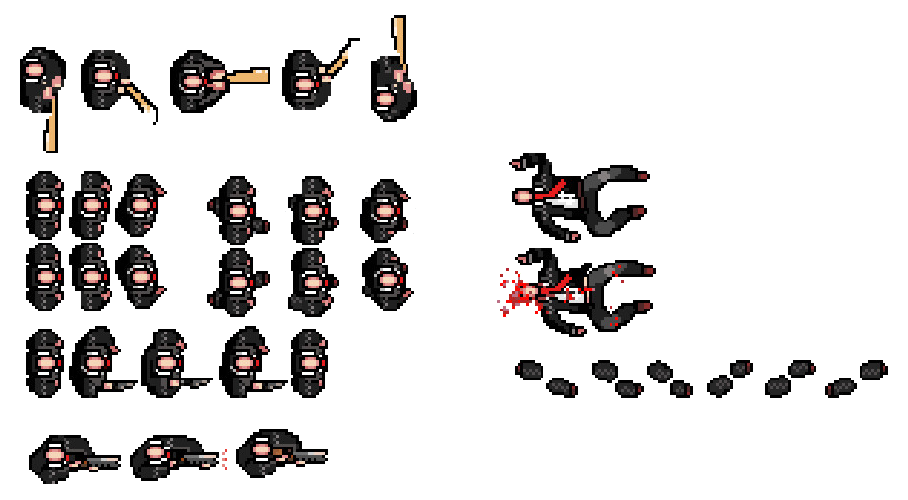
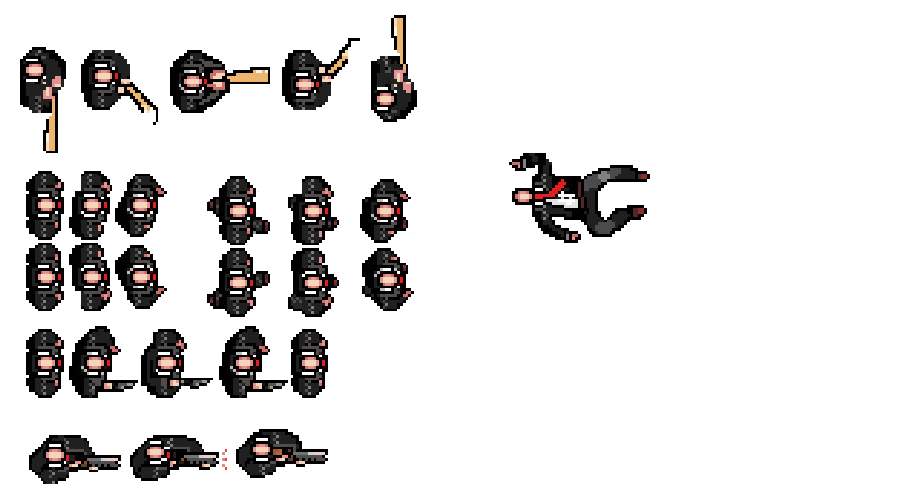
Comparing the layer stacks of the two (908, 500) images. Changes:
painted on "éldksjf" over (x1=497, y1=248, x2=888, y2=398)
